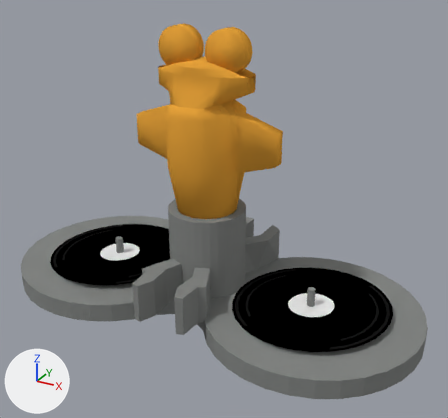
What one commit did to the Blender file 01-Models/animals/kl_frog.blend.
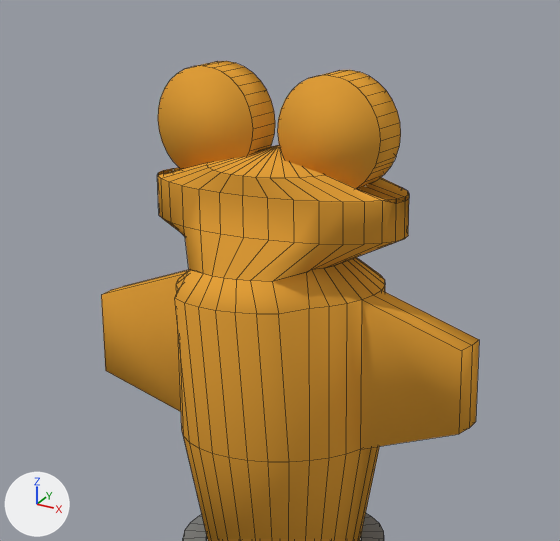
Each version appears first whole from a 50 mm lens placed at (2.71, -4.61, 3.34), pointed at (0.2, -0.04, 1.06), and next in a close-up on the part from 22% to 70% of the width and 0% to 50% of the height. Every picture has the same lights, and +X, +Y and +Z are marked at lower left. The close-ups show mesh edges as thin lines.
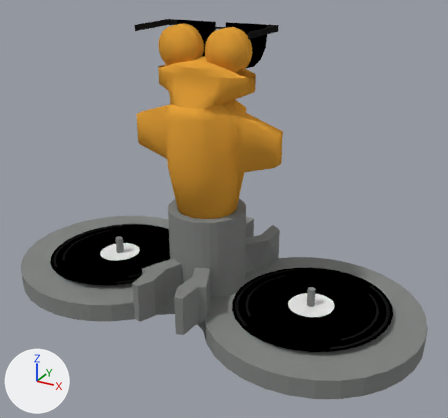
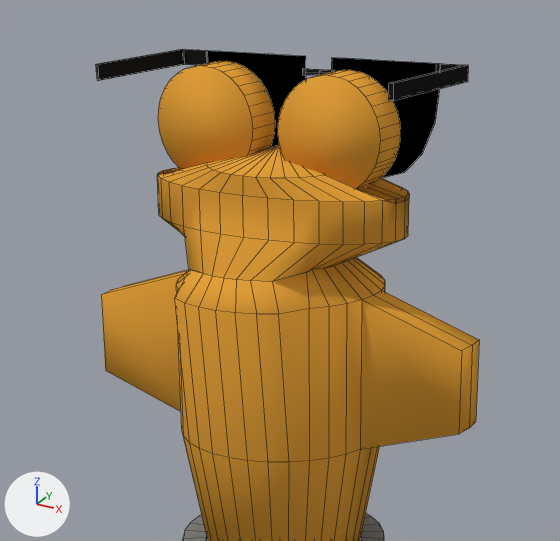
What differs and where, as boxes (x1, y1, x2, y2) in the close-ups (560 x 541 px):
'Glasses', added (black): after (96, 49, 468, 177)
part 1 of me_circle_003, cut back (black): after (331, 58, 440, 177)

The change, as a list of edits to the scene's bpy script:
```text
Change mat_material_006:
    where n0 = _N.new('ShaderNodeOutputMaterial'); n0.name = 'Material Output'
    remove n1 = _N.new('ShaderNodeBsdfDiffuse'); n1.name = 'Diffuse BSDF'
    remove n1.inputs[0].default_value = (0.00719, 0.00719, 0.00719, 1.0)  # 'Color', black #141414
    remove _L.new(n1.outputs[0], n0.inputs[0])  # 'BSDF' to 'Surface'
    add n2 = _N.new('ShaderNodeBsdfGlass'); n2.name = 'Glass BSDF'
    add n2.distribution = 'BECKMANN'
    add n2.inputs[0].default_value = (0.0, 0.0, 0.0, 1.0)  # 'Color', black #000000
    add n2.inputs[2].default_value = 1.45  # 'IOR'
    add _L.new(n2.outputs[0], n0.inputs[0])  # 'BSDF' to 'Surface'
Change mat_material_007:
    mat_material_007.base_color: (0.8, 0.8, 0.8) -> (0.0134, 0.0134, 0.0134)  # white #e7e7e7 -> black #1f1f1f
Change me_circle_003:
    used by ob_circle; location = (0.0, 0.0, 0.0); rotation_euler = (-0.00152, -0.0365, 0.00573), in degrees (-0.1, -2.1, 0.3); scale = (0.719, 0.719, 0.719)
    remove me_circle_003.from_pydata(...)  # 192 vertices, 161 faces; spans x -1.0..1.0, y -1.0..1.0, z 0.0
    remove me_circle_003.materials.append(mat_material_008)  # black #000000
    add me_circle_003.from_pydata(...)  # 32 vertices, 18 faces; spans x -0.25..1.0, y -1.0..1.0, z 0.0..0.02
    me_circle_003 part 1
    183 vertices are removed from x -1.0..0.98, y -0.98..0.98, z 0.0
    161 faces are deleted
    23 vertices are added at x -0.25..1.0, y -1.0..1.0, z 0.0..0.02
    18 new faces join them
    remove me_circle_003.materials.append(mat_material_007)  # white #e7e7e7
Add col_glasses:
    col_glasses = bpy.data.collections.new('Glasses')
    col_glasses.objects.link(ob_plane_003)
    col_glasses.objects.link(ob_plane_002)
    col_glasses.objects.link(ob_plane_001)
    col_glasses.objects.link(ob_plane)
    col_glasses.objects.link(ob_circle_005)
    col_glasses.objects.link(ob_circle)
Change ob_circle:
    ob_circle.location: (0.0, 0.0, 0.0) -> (0.0, 0.25, 0.25)
    ob_circle.rotation_euler: (-0.00152, -0.0365, 0.00573) -> (0.0, 1.571, 0.0)  # degrees (-0.1, -2.1, 0.3) -> degrees (0, 90, 0)
    ob_circle.scale: (0.719, 0.719, 0.719) -> (0.3, 0.2, 0.2)
Add ob_circle_005:
    ob_circle_005 = bpy.data.objects.new('Circle.005', me_circle_003_1)  # 32 vertices, 18 faces; spans x -0.25..1.0, y -1.0..1.0, z 0.0..0.01
    ob_circle_005.location = (0.0, -0.25, 0.25)
    ob_circle_005.rotation_euler = (0.0, 1.571, 0.0)  # degrees (0, 90, 0)
    ob_circle_005.scale = (0.3, 0.2, 0.2)
Add ob_plane:
    ob_plane = bpy.data.objects.new('Plane', me_circle_004.copy())  # the mesh of ob_circle_002
    ob_plane.location = (0.005, 0.0, 0.3)
    ob_plane.rotation_euler = (0.0, 1.571, 0.0)  # degrees (0, 90, 0)
    ob_plane.scale = (0.0246, 1.0, 1.0)
Add ob_plane_001:
    ob_plane_001 = bpy.data.objects.new('Plane.001', me_plane_002)  # 21 vertices, 14 faces; spans x -1.0..1.0, y -1.0..1.0, z -0.01..0.01; in mat_material_007 (black #1f1f1f)
    ob_plane_001.location = (-0.00111, 0.0, 0.275)
    ob_plane_001.rotation_euler = (0.0, 1.571, 0.0)  # degrees (0, 90, 0)
    ob_plane_001.scale = (0.01, 0.06, 1.0)
Add ob_plane_002:
    ob_plane_002 = bpy.data.objects.new('Plane.002', me_plane_003)  # 12 vertices, 10 faces; spans x -1.0..1.0, y -1.05..-0.6, z 0.0..0.49; in mat_material_007 (black #1f1f1f)
    ob_plane_002.location = (0.0, 0.7, 0.3)
    ob_plane_002.rotation_euler = (0.0, 1.571, 0.0)  # degrees (0, 90, 0)
    ob_plane_002.scale = (0.025, 0.25, 1.0)
Add ob_plane_003:
    ob_plane_003 = bpy.data.objects.new('Plane.003', me_plane_004)  # 31 vertices, 28 faces, 1 loose edge; spans x -1.0..1.0, y -1.03..-0.6, z 0.0..0.49; in mat_material_007 (black #1f1f1f)
    ob_plane_003.location = (0.0, -0.7, 0.3)
    ob_plane_003.rotation_euler = (3.142, 4.712, 0.0)  # degrees (180, 270, 0)
    ob_plane_003.scale = (0.025, 0.25, 1.0)
Add ob_glasses:
    ob_glasses = bpy.data.objects.new('Glasses', None)
    ob_glasses.parent = ob_circle_004
    ob_glasses.location = (0.0847, 0.212, 2.333)
    ob_glasses.rotation_euler = (-0.0293, 0.00278, -1.6)  # degrees (-1.7, 0.2, -92)
    ob_glasses.instance_type = 'COLLECTION'
    ob_glasses.instance_collection = col_glasses
```
